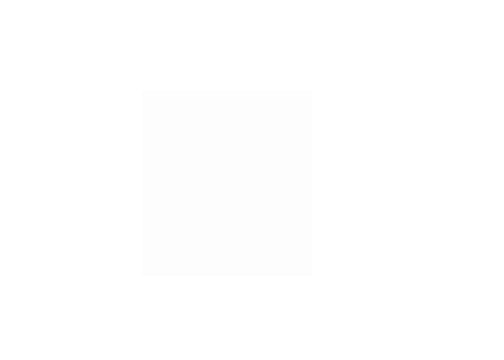
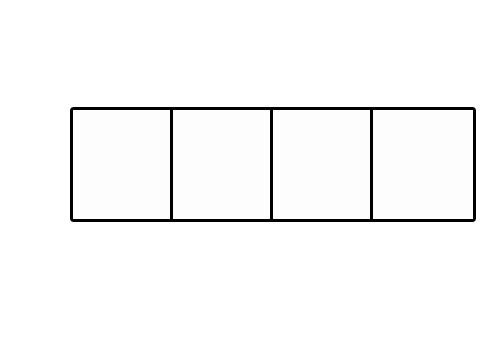
Revision of a layered (504, 360) image; what changed, layer by layer:
added layer "Rectangle 1" (2nd of 4) above "Rectangle 1" over 370, 110, 373, 219
added layer "Rectangle 1" (3rd of 4) above "Rectangle 1" over 270, 110, 273, 219
painted on "Rectangle 1" (4th of 4) over 73, 107, 312, 222
